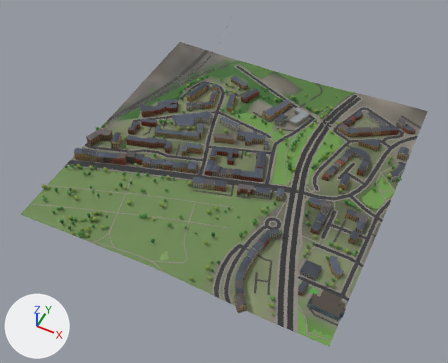
An edit to the glTF model glasgow-subway/data/city/city_11_0.glb, drawn before and after from the same camera.
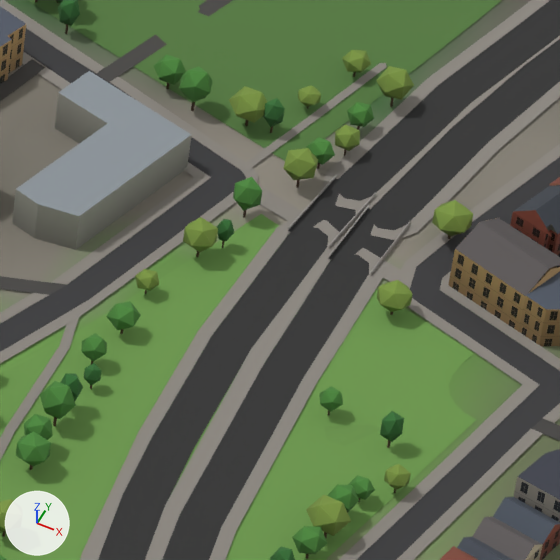
There are two pictures of each version: one whole from a 50 mm camera at (2447.0, 1605.0, 807.0) aimed at (2132.0, 2235.0, 20.0), one close up on the part from 64% to 78% of the width and 27% to 44% of the height. The lights are fixed; the arrows at lower left show +X, +Y and +Z. The first two pictures are the older version. Where no turn or scale is listed for an object, it has been applied to the vertices. Vertices at exactly the same position are counted once.

In view in the first close-up: 'buildings_11_0', 'green_11_0', 'green_tree_a.057', 'green_tree_b.031', 'green_tree_b.040', 'green_tree_b.042', 'green_tree_b.045', 'green_tree_b.046', 'green_tree_b.050', 'green_tree_b.052', 'roads_11_0', 'terrain_11_0' and 26 more.
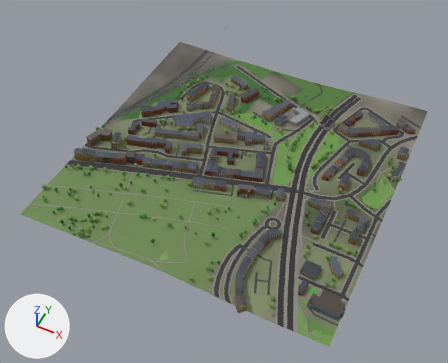
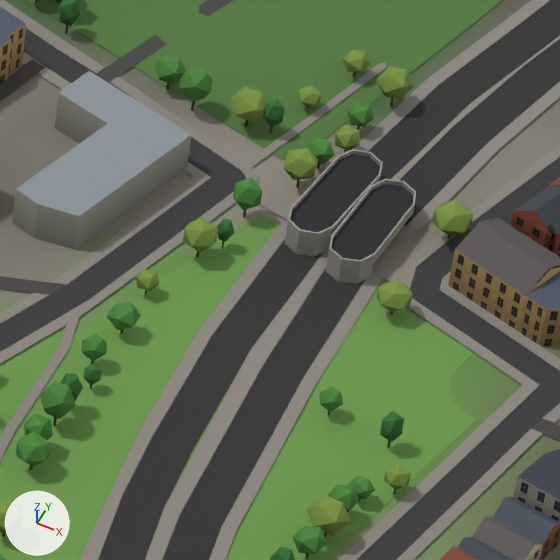
Pixel boxes [x1, y1, x2, y2] of what changed, in the close-ups (560 x 560 px; the box of a moved part takes in the faces that stretch with it):
part 1 of me_roads_11_0, added: after [285, 149, 383, 256]
part 2 of me_roads_11_0, added: after [330, 184, 413, 260]
part 3 of me_roads_11_0, added: after [290, 154, 380, 232]
part 4 of me_roads_11_0, moved or reshaped: before [288, 126, 499, 296]; after [291, 126, 499, 296]

The edits, one by one:
me_roads_11_0 is used by ob_roads_11_0; location (2150.0, 2250.0, 67.7).
me_roads_11_0 had 2270 vertices, 2253 faces and spanned x -250.0..250.0, y -250.0..250.0, z -9.0..9.0.
me_roads_11_0 now has 2419 vertices, 2405 faces and spans x -250.0..250.0, y -250.0..250.0, z -9.0..9.0.
me_roads_11_0 part 1: a new loose piece of 88 vertices spanning x 88.0..101.0, y 141.0..168.0, z -8.0..-1.0, in mat_mat_bridge.
me_roads_11_0 part 2: a new loose piece of 14 vertices spanning x 98.0..109.0, y 137.0..163.0, z -2.0, in mat_mat_road.
me_roads_11_0 part 3: a new loose piece of 14 vertices spanning x 88.0..101.0, y 141.0..168.0, z -2.0, in mat_mat_road.
Part 4, on me_roads_11_0:
52 vertices are removed from x 89.0..109.0, y 141.0..165.0, z -8.0..-5.0.
90 faces are deleted.
2 vertices move from x 98.0, y 142.0, z -7.0 to x 98.0..99.0, y 139.0..142.0, z -7.0..-1.0.
85 vertices are added at x 98.0..109.0, y 137.0..163.0, z -7.0..-1.0.
10 new faces join them, mat_mat_pavement.
104 new faces join them, mat_mat_bridge.
